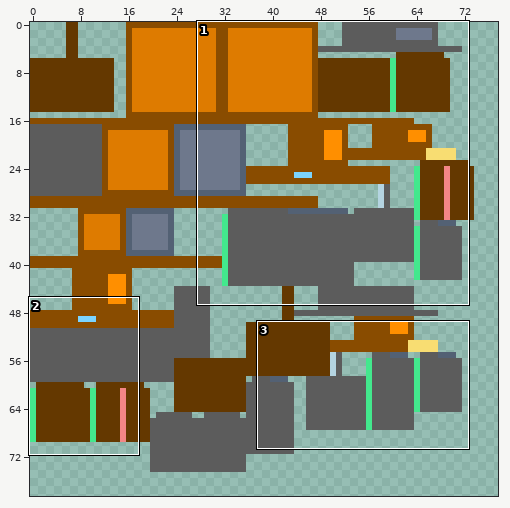
Sprite sheet, stored at src/main/resources/assets/stevenmod/textures/models/armor/asian_armor_texture.png. Above: a wide view before the commit, with the close-up outlined.
Close-up. As it was:
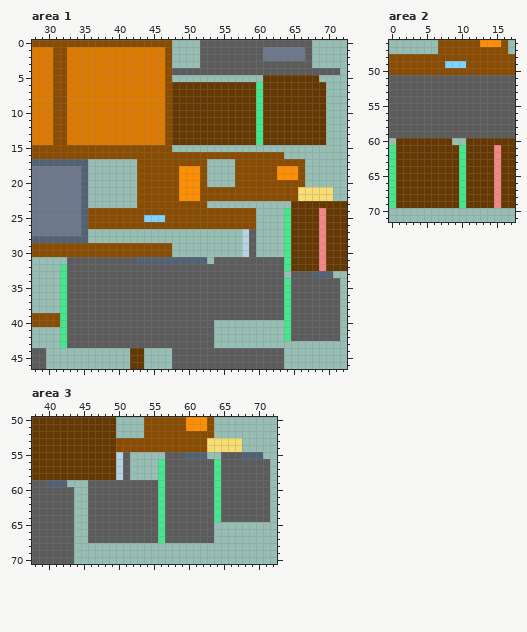
The file is 128x128 pixels. Colours within 5 levels of each other are drawn and written as one. Shown: area 1: x 28..72, y 0..46; area 2: x 0..17, y 46..71; area 3: x 38..72, y 50..70. The wide view leaves out empty margins.
After:
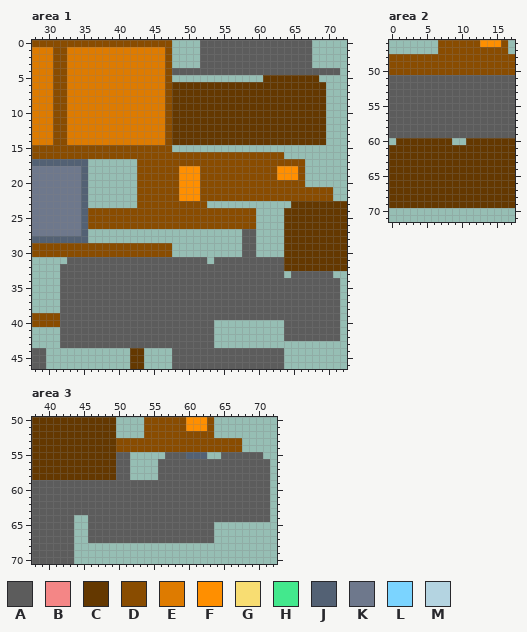
Palette (. is transparent): A #5c5c5c  B #f48686  C #643800  D #894c00  E #de7b00  F #ff8f00  G #f8dd72  H #43e88d  J #536174  K #6e788c  L #7bd4ff  M #b4d4e1
Difference:
--- area 1
@@ x 59..68 @@
  0 AAAAAAAAA.
- 1 AAKKKKKKA.
- 2 AAKKKKKKA.
+ 1 AAAAAAAAA.
+ 2 AAAAAAAAA.
  3 AAAAAAAAA.
@@ x 28..72 @@
  5 EEEDDEEEEEEEEEEEEEED.............CCCCCCCC....
- 6 EEEDDEEEEEEEEEEEEEEDCCCCCCCCCCCCHCCCCCCCCC...
- 7 EEEDDEEEEEEEEEEEEEEDCCCCCCCCCCCCHCCCCCCCCC...
- 8 EEEDDEEEEEEEEEEEEEEDCCCCCCCCCCCCHCCCCCCCCC...
- 9 EEEDDEEEEEEEEEEEEEEDCCCCCCCCCCCCHCCCCCCCCC...
-10 EEEDDEEEEEEEEEEEEEEDCCCCCCCCCCCCHCCCCCCCCC...
-11 EEEDDEEEEEEEEEEEEEEDCCCCCCCCCCCCHCCCCCCCCC...
-12 EEEDDEEEEEEEEEEEEEEDCCCCCCCCCCCCHCCCCCCCCC...
-13 EEEDDEEEEEEEEEEEEEEDCCCCCCCCCCCCHCCCCCCCCC...
-14 EEEDDEEEEEEEEEEEEEEDCCCCCCCCCCCCHCCCCCCCCC...
+ 6 EEEDDEEEEEEEEEEEEEEDCCCCCCCCCCCCCCCCCCCCCC...
+ 7 EEEDDEEEEEEEEEEEEEEDCCCCCCCCCCCCCCCCCCCCCC...
+ 8 EEEDDEEEEEEEEEEEEEEDCCCCCCCCCCCCCCCCCCCCCC...
+ 9 EEEDDEEEEEEEEEEEEEEDCCCCCCCCCCCCCCCCCCCCCC...
+10 EEEDDEEEEEEEEEEEEEEDCCCCCCCCCCCCCCCCCCCCCC...
+11 EEEDDEEEEEEEEEEEEEEDCCCCCCCCCCCCCCCCCCCCCC...
+12 EEEDDEEEEEEEEEEEEEEDCCCCCCCCCCCCCCCCCCCCCC...
+13 EEEDDEEEEEEEEEEEEEEDCCCCCCCCCCCCCCCCCCCCCC...
+14 EEEDDEEEEEEEEEEEEEEDCCCCCCCCCCCCCCCCCCCCCC...
 15 DDDDDDDDDDDDDDDDDDDD.........................
 16 DDDDDDDDDDDDDDDDDDDDDDDDDDDDDDDDDDDD.........
-17 JJJJJJJJ.......DDDDDDDDDD....DDDDDDDDDD......
-18 KKKKKKKJ.......DDDDDDFFFD....DDDDDDFFFD......
-19 KKKKKKKJ.......DDDDDDFFFD....DDDDDDFFFD......
-20 KKKKKKKJ.......DDDDDDFFFD....DDDDDDDDDD......
-21 KKKKKKKJ.......DDDDDDFFFDDDDDDDDDDDDDDGGGGG..
-22 KKKKKKKJ.......DDDDDDFFFDDDDDDDDDDDDDDGGGGG..
+17 JJJJJJJJ.......DDDDDDDDDDDDDDDDDDDDDDDD......
+18 KKKKKKKJ.......DDDDDDFFFDDDDDDDDDDDFFFD......
+19 KKKKKKKJ.......DDDDDDFFFDDDDDDDDDDDFFFD......
+20 KKKKKKKJ.......DDDDDDFFFDDDDDDDDDDDDDDD......
+21 KKKKKKKJ.......DDDDDDFFFDDDDDDDDDDDDDDDDDDD..
+22 KKKKKKKJ.......DDDDDDFFFDDDDDDDDDDDDDDDDDDD..
 23 KKKKKKKJ.......DDDDDDDDDD............CCCCCCCC
-24 KKKKKKKJDDDDDDDDDDDDDDDDDDDDDDDD....HCCCCBCCC
-25 KKKKKKKJDDDDDDDDLLLDDDDDDDDDDDDD....HCCCCBCCC
-26 KKKKKKKJDDDDDDDDDDDDDDDDDDDDDDDD....HCCCCBCCC
-27 KKKKKKKJ......................MA....HCCCCBCCC
-28 JJJJJJJJ......................MA....HCCCCBCCC
-29 DDDDDDDDDDDDDDDDDDDD..........MA....HCCCCBCCC
-30 DDDDDDDDDDDDDDDDDDDD..........MA....HCCCCBCCC
-31 .....AAAAAAAAAAJJJJJJJJJJ.AAAAAAAAAAHCCCCBCCC
-32 ....HAAAAAAAAAAAAAAAAAAAAAAAAAAAAAAAHCCCCBCCC
-33 ....HAAAAAAAAAAAAAAAAAAAAAAAAAAAAAAA.AAAJJJ..
-34 ....HAAAAAAAAAAAAAAAAAAAAAAAAAAAAAAAHAAAAAAA.
-35 ....HAAAAAAAAAAAAAAAAAAAAAAAAAAAAAAAHAAAAAAA.
-36 ....HAAAAAAAAAAAAAAAAAAAAAAAAAAAAAAAHAAAAAAA.
-37 ....HAAAAAAAAAAAAAAAAAAAAAAAAAAAAAAAHAAAAAAA.
-38 ....HAAAAAAAAAAAAAAAAAAAAAAAAAAAAAAAHAAAAAAA.
-39 DDDDHAAAAAAAAAAAAAAAAAAAAAAAAAAAAAAAHAAAAAAA.
-40 DDDDHAAAAAAAAAAAAAAAAAAAAA..........HAAAAAAA.
-41 ....HAAAAAAAAAAAAAAAAAAAAA..........HAAAAAAA.
-42 ....HAAAAAAAAAAAAAAAAAAAAA..........HAAAAAAA.
-43 ....HAAAAAAAAAAAAAAAAAAAAA...................
+24 KKKKKKKJDDDDDDDDDDDDDDDDDDDDDDDD....CCCCCCCCC
+25 KKKKKKKJDDDDDDDDDDDDDDDDDDDDDDDD....CCCCCCCCC
+26 KKKKKKKJDDDDDDDDDDDDDDDDDDDDDDDD....CCCCCCCCC
+27 KKKKKKKJ......................AA....CCCCCCCCC
+28 JJJJJJJJ......................AA....CCCCCCCCC
+29 DDDDDDDDDDDDDDDDDDDD..........AA....CCCCCCCCC
+30 DDDDDDDDDDDDDDDDDDDD..........AA....CCCCCCCCC
+31 .....AAAAAAAAAAAAAAAAAAAA.AAAAAAAAAACCCCCCCCC
+32 ....AAAAAAAAAAAAAAAAAAAAAAAAAAAAAAAACCCCCCCCC
+33 ....AAAAAAAAAAAAAAAAAAAAAAAAAAAAAAAA.AAAAAA..
+34 ....AAAAAAAAAAAAAAAAAAAAAAAAAAAAAAAAAAAAAAAA.
+35 ....AAAAAAAAAAAAAAAAAAAAAAAAAAAAAAAAAAAAAAAA.
+36 ....AAAAAAAAAAAAAAAAAAAAAAAAAAAAAAAAAAAAAAAA.
+37 ....AAAAAAAAAAAAAAAAAAAAAAAAAAAAAAAAAAAAAAAA.
+38 ....AAAAAAAAAAAAAAAAAAAAAAAAAAAAAAAAAAAAAAAA.
+39 DDDDAAAAAAAAAAAAAAAAAAAAAAAAAAAAAAAAAAAAAAAA.
+40 DDDDAAAAAAAAAAAAAAAAAAAAAA..........AAAAAAAA.
+41 ....AAAAAAAAAAAAAAAAAAAAAA..........AAAAAAAA.
+42 ....AAAAAAAAAAAAAAAAAAAAAA..........AAAAAAAA.
+43 ....AAAAAAAAAAAAAAAAAAAAAA...................
 44 AA............CC....AAAAAAAAAAAAAAAA.........
--- area 2
@@ x 6..12 @@
 48 DDDDDDD
-49 DDLLLDD
+49 DDDDDDD
 50 DDDDDDD
@@ x 0..17 @@
 60 .CCCCCCCC..CCCCCCC
-61 HCCCCCCCCCHCCCCBCC
-62 HCCCCCCCCCHCCCCBCC
-63 HCCCCCCCCCHCCCCBCC
-64 HCCCCCCCCCHCCCCBCC
-65 HCCCCCCCCCHCCCCBCC
-66 HCCCCCCCCCHCCCCBCC
-67 HCCCCCCCCCHCCCCBCC
-68 HCCCCCCCCCHCCCCBCC
-69 HCCCCCCCCCHCCCCBCC
+61 CCCCCCCCCCCCCCCCCC
+62 CCCCCCCCCCCCCCCCCC
+63 CCCCCCCCCCCCCCCCCC
+64 CCCCCCCCCCCCCCCCCC
+65 CCCCCCCCCCCCCCCCCC
+66 CCCCCCCCCCCCCCCCCC
+67 CCCCCCCCCCCCCCCCCC
+68 CCCCCCCCCCCCCCCCCC
+69 CCCCCCCCCCCCCCCCCC
 70 ..................
--- area 3
@@ x 38..72 @@
 52 CCCCCCCCCCCC....DDDDDDDDDD.........
-53 CCCCCCCCCCCCDDDDDDDDDDDDDGGGGG.....
-54 CCCCCCCCCCCCDDDDDDDDDDDDDGGGGG.....
-55 CCCCCCCCCCCCMA.....AAAJJJ..AAAJJJ..
-56 CCCCCCCCCCCCMA....HAAAAAAAHAAAAAAA.
-57 CCCCCCCCCCCCMA....HAAAAAAAHAAAAAAA.
-58 CCCCCCCCCCCCMA....HAAAAAAAHAAAAAAA.
-59 AAJJJ...AAAAAAAAAAHAAAAAAAHAAAAAAA.
-60 AAAAAA..AAAAAAAAAAHAAAAAAAHAAAAAAA.
-61 AAAAAA..AAAAAAAAAAHAAAAAAAHAAAAAAA.
-62 AAAAAA..AAAAAAAAAAHAAAAAAAHAAAAAAA.
-63 AAAAAA..AAAAAAAAAAHAAAAAAAHAAAAAAA.
-64 AAAAAA..AAAAAAAAAAHAAAAAAAHAAAAAAA.
-65 AAAAAA..AAAAAAAAAAHAAAAAAA.........
-66 AAAAAA..AAAAAAAAAAHAAAAAAA.........
-67 AAAAAA..AAAAAAAAAAHAAAAAAA.........
+53 CCCCCCCCCCCCDDDDDDDDDDDDDDDDDD.....
+54 CCCCCCCCCCCCDDDDDDDDDDDDDDDDDD.....
+55 CCCCCCCCCCCCAA.....AAAJJJ..AAAAAA..
+56 CCCCCCCCCCCCAA....AAAAAAAAAAAAAAAA.
+57 CCCCCCCCCCCCAA....AAAAAAAAAAAAAAAA.
+58 CCCCCCCCCCCCAA....AAAAAAAAAAAAAAAA.
+59 AAAAAAAAAAAAAAAAAAAAAAAAAAAAAAAAAA.
+60 AAAAAAAAAAAAAAAAAAAAAAAAAAAAAAAAAA.
+61 AAAAAAAAAAAAAAAAAAAAAAAAAAAAAAAAAA.
+62 AAAAAAAAAAAAAAAAAAAAAAAAAAAAAAAAAA.
+63 AAAAAAAAAAAAAAAAAAAAAAAAAAAAAAAAAA.
+64 AAAAAA..AAAAAAAAAAAAAAAAAAAAAAAAAA.
+65 AAAAAA..AAAAAAAAAAAAAAAAAA.........
+66 AAAAAA..AAAAAAAAAAAAAAAAAA.........
+67 AAAAAA..AAAAAAAAAAAAAAAAAA.........
 68 AAAAAA.............................
